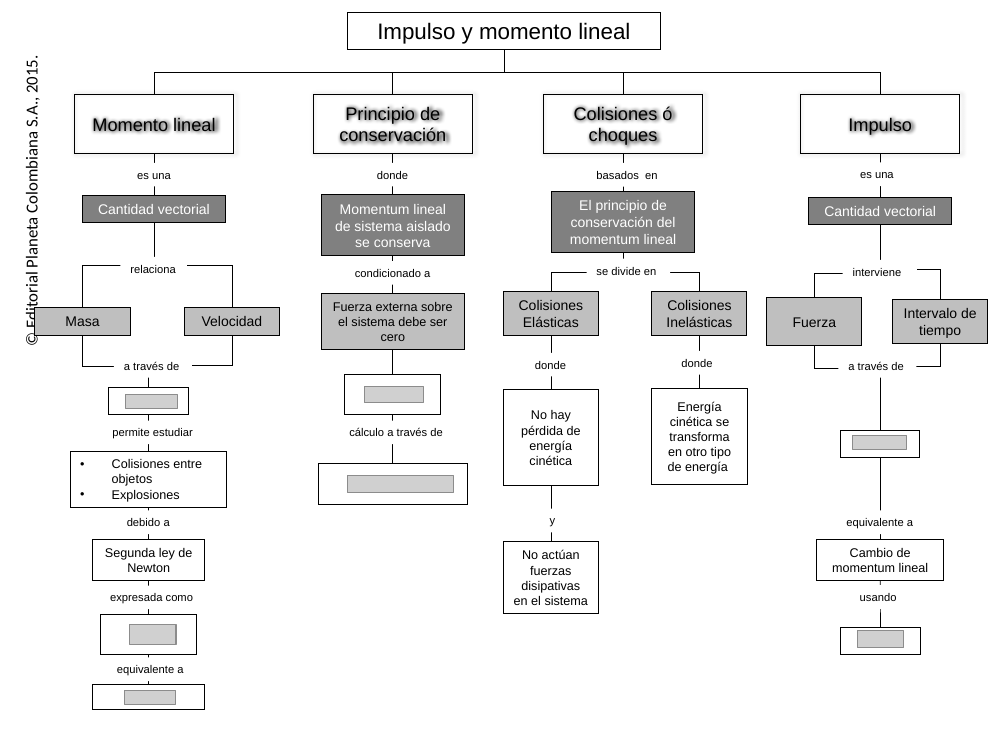
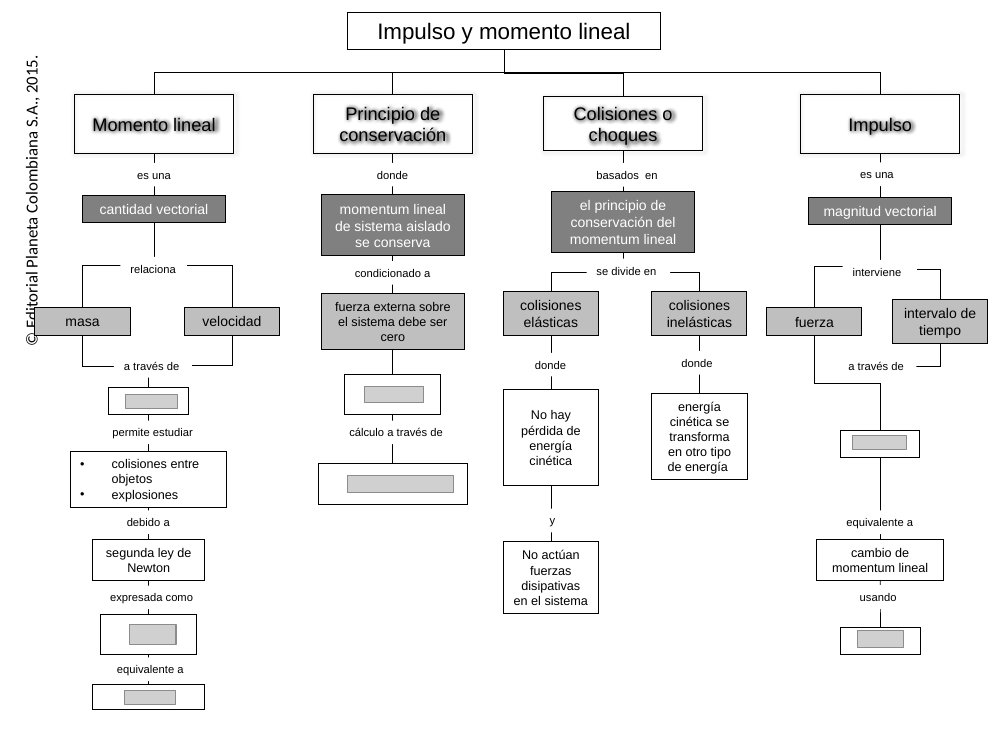
Before and after one commit to AulaPlanetaColombia/CienciasNaturales, a slide deck: slide 1 of fuentes/contenidos/grado10/guion06/CN_10_06Map.pptx. Drawn at 1008x756 pixels with LibreOffice and Linux fonts; fonts in the diff are those of the drawing; grey boxes stand for pictures; background and template pictures are left out. Boxes give left, top, right and bottom in pixels: in the first picture for what was removed or moved away, otherwise in the second. Text is boxed around its words. In the diff, an @@ line names an element or a change of style, - is before the commit and + after.

Commit message:
revisión mapa 10-06

```diff
--- a/fuentes/contenidos/grado10/guion06/CN_10_06Map.pptx
+++ b/fuentes/contenidos/grado10/guion06/CN_10_06Map.pptx
@@ elbow line moved from (504, 50) - (623, 94) to (504, 50) - (623, 97) @@
@@ text in rectangle at <box>574,106,672,146</box>: text changed @@
-Colisiones ó choques
+Colisiones o choques
@@ text in rectangle at <box>100,204,208,214</box>: text changed @@
-Cantidad vectorial
+cantidad vectorial
@@ text in rectangle at <box>335,204,450,247</box>: text changed @@
-Momentum lineal de sistema aislado se conserva
+momentum lineal de sistema aislado se conserva
@@ text in rectangle at <box>570,200,677,244</box>: text changed @@
-El principio de conservación del momentum lineal
+el principio de conservación del momentum lineal
@@ text in rectangle at <box>824,206,937,219</box>: text changed @@
-Cantidad vectorial
+magnitud vectorial
@@ elbow line moved from (880, 225) - (814, 297) to (880, 225) - (814, 308) @@
@@ text in rectangle at <box>65,318,99,326</box>: text changed @@
-Masa
+masa
@@ text in rectangle at <box>202,316,261,326</box>: text changed @@
-Velocidad
+velocidad
@@ text in rectangle at <box>335,302,451,341</box>: text changed @@
-Fuerza externa sobre el sistema debe ser cero
+fuerza externa sobre el sistema debe ser cero
@@ text in rectangle at <box>520,300,581,327</box>: text changed @@
-Colisiones Elásticas
+colisiones elásticas
@@ text in rectangle at <box>667,300,732,327</box>: text changed @@
-Colisiones Inelásticas
+colisiones inelásticas
@@ rectangle "fuerza": place and size @@
-rectangle "fuerza" at <box>767,297,862,345</box>
+rectangle "fuerza" at <box>767,308,862,336</box>
@@ text in rectangle at <box>795,317,834,327</box>: text changed @@
-Fuerza
+fuerza
@@ text in rectangle at <box>904,308,977,338</box>: text changed @@
-Intervalo de tiempo
+intervalo de tiempo
@@ line moved from (700, 336) - (700, 389) to (700, 336) - (700, 393) @@
@@ elbow line moved from (814, 346) - (880, 430) to (814, 335) - (880, 430) @@
@@ rectangle "energía cinética se transforma en ...": place and size @@
-rectangle "energía cinética se transforma en ..." at <box>652,389,747,484</box>
+rectangle "energía cinética se transforma en ..." at <box>652,393,747,480</box>
@@ text in rectangle at <box>668,401,731,474</box>: text changed @@
-Energía cinética se transforma en otro tipo de energía
+energía cinética se transforma en otro tipo de energía
@@ text in rectangle at <box>112,459,200,502</box>: text changed @@
-• Colisiones entre objetos
-• Explosiones
+• colisiones entre objetos
+• explosiones
@@ text in rectangle at <box>106,548,191,572</box>: text changed @@
-Segunda ley de Newton
+segunda ley de Newton
@@ text in rectangle at <box>832,548,928,572</box>: text changed @@
-Cambio de momentum lineal
+cambio de momentum lineal
```
